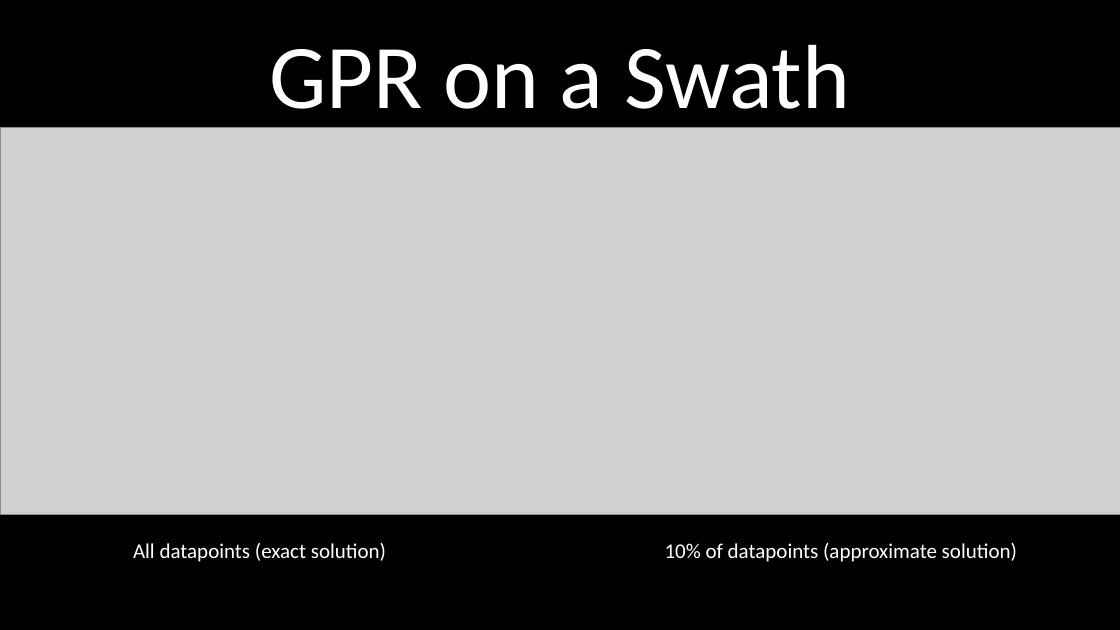
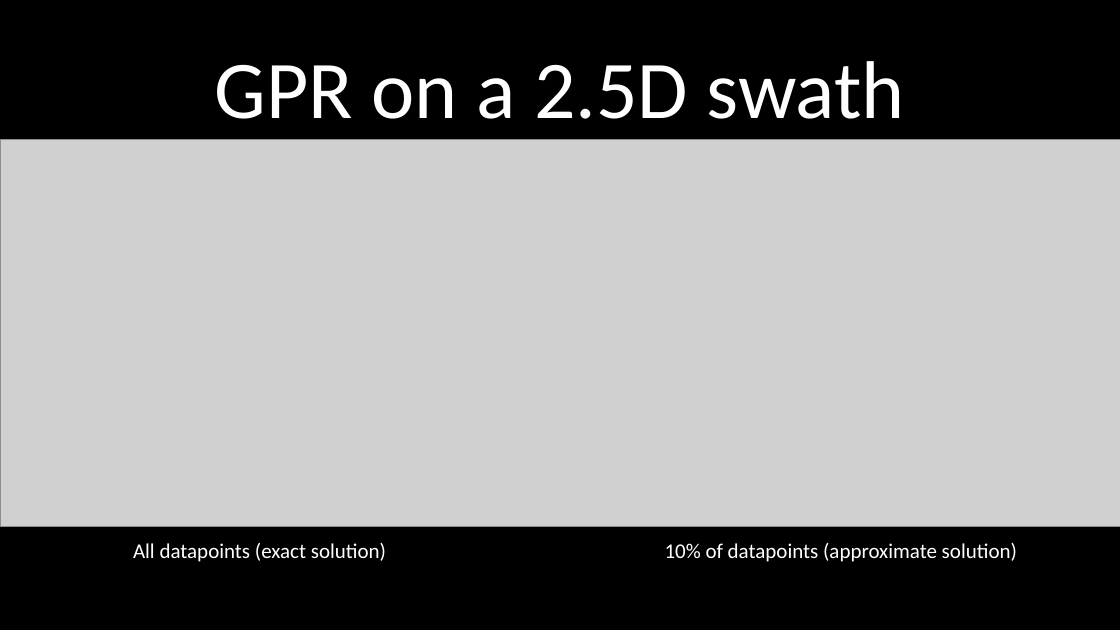
Before and after one commit to PhilParisi/gpr_ms_thesis, a slide deck: slide 7 of presentations/28March2023_committee.pptx (slide 6 before the commit). Drawn at 1120x630 pixels with LibreOffice and Linux fonts; fonts in the diff are those of the drawing; grey boxes stand for pictures. Boxes give left, top, right and bottom in pixels: in the first picture for what was removed or moved away, otherwise in the second. Text is boxed around its words. In the diff, an @@ line names an element or a change of style, - is before the commit and + after.

```diff
--- a/presentations/28March2023_committee.pptx
+++ b/presentations/28March2023_committee.pptx
@@ text at box(215, 61, 905, 119): text changed; size 78 to 70.2 pt @@
-GPR on a Swath
+GPR on a 2.5D swath
@@ picture: place and size @@
-picture at box(0, 127, 1120, 514)
+picture at box(0, 139, 1120, 527)
```
Also in this commit, not shown: 3 other slides changed, 1 slide added, 31 slides removed, 1 other file.
